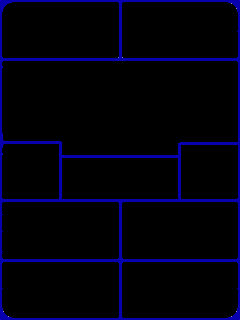
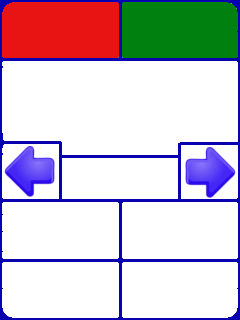
Layers edited between the first and the second 240×320 image:
painted on "occ_editor_background.png" over box(2, 2, 238, 318)
added layer "Next Unit" above "Previous Unit" over box(185, 147, 236, 198)
added layer "Previous Unit" above "Accept" over box(4, 146, 55, 197)
added layer "Accept" above "Cancel" over box(122, 2, 238, 58)
added layer "Cancel" over box(2, 2, 119, 58)
